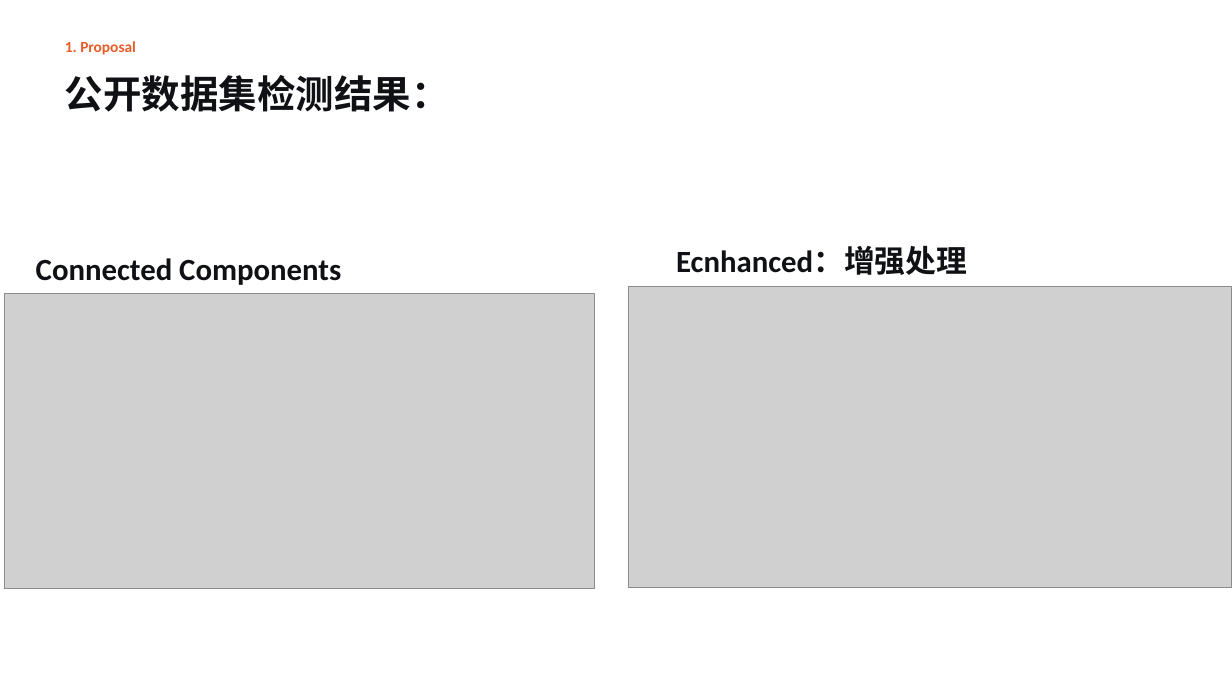
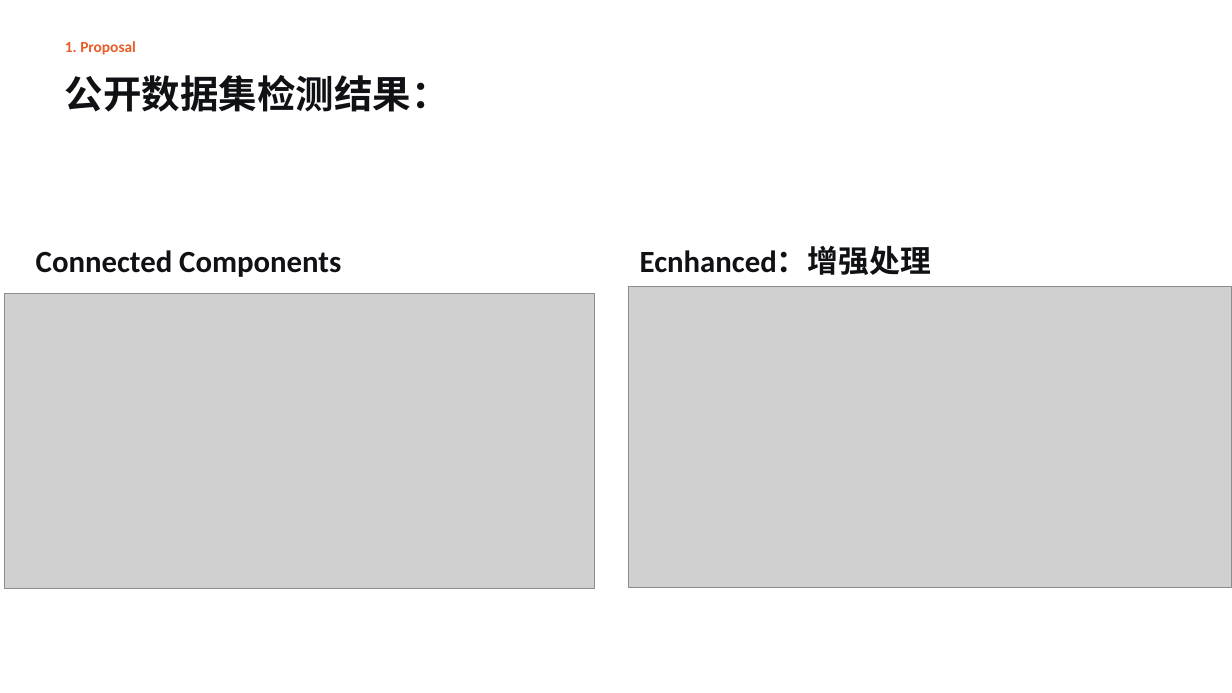
Before and after one commit to wkyKay/wbm-wdm-matching, a slide deck: slide 6 of wbm_wdm_matching_strategy.pptx. Drawn at 1232x693 pixels with LibreOffice and Linux fonts; fonts in the diff are those of the drawing; grey boxes stand for pictures. Boxes give left, top, right and bottom in pixels: in the first picture for what was removed or moved away, otherwise in the second. Text is boxed around its words. In the diff, an @@ line names an element or a change of style, - is before the commit and + after.

```diff
--- a/wbm_wdm_matching_strategy.pptx
+++ b/wbm_wdm_matching_strategy.pptx
@@ text "Connected Components": place and size @@
-text "Connected Components" at bbox=[36, 258, 341, 285]
+text "Connected Components" at bbox=[36, 250, 341, 277]
@@ text "Ecnhanced：增强处理": place and size @@
-text "Ecnhanced：增强处理" at bbox=[676, 246, 967, 275]
+text "Ecnhanced：增强处理" at bbox=[640, 246, 931, 275]
```
Also in this commit, not shown: 5 other slides changed, 1 other file.
